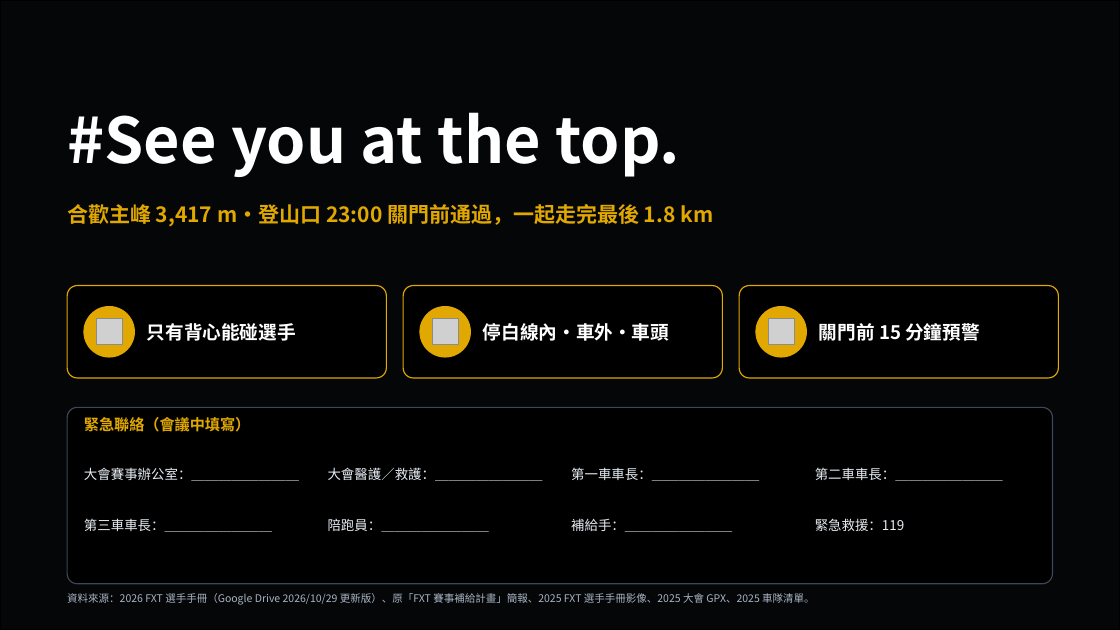
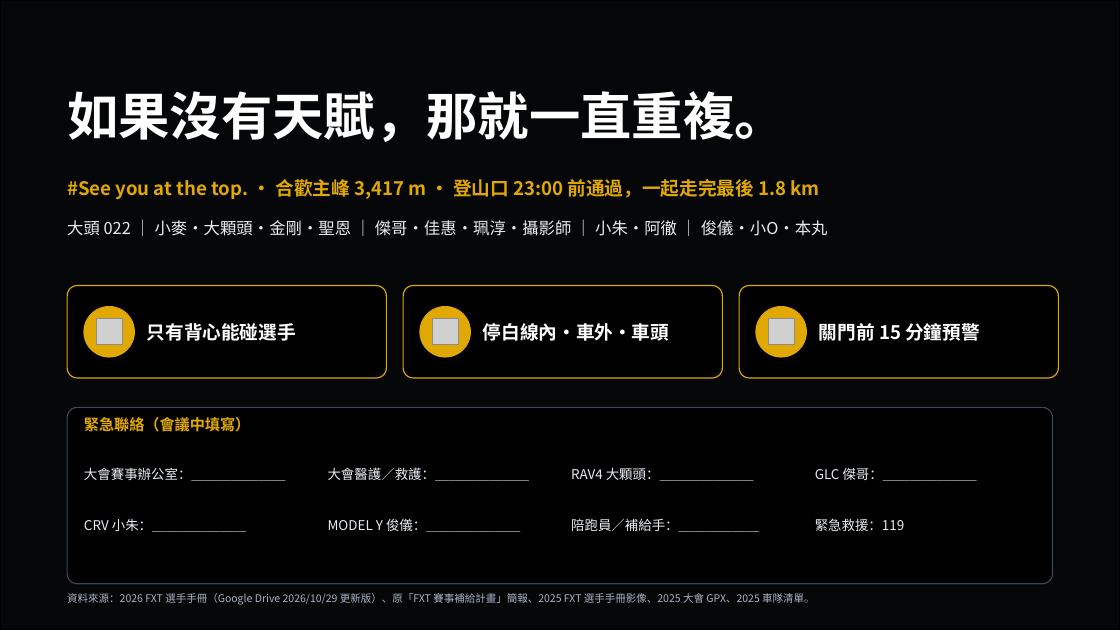
Before and after one commit to powermovebboy-sys/Race-site, a slide deck: slide 32 of deck/2026_FXT_補給作戰計畫.pptx (slide 29 before the commit). Drawn at 1120x630 pixels with LibreOffice and Linux fonts; fonts in the diff are those of the drawing; grey boxes stand for pictures; background and template pictures are left out. Boxes give left, top, right and bottom in pixels: in the first picture for what was removed or moved away, otherwise in the second. Text is boxed around its words. In the diff, an @@ line names an element or a change of style, - is before the commit and + after.

```diff
--- a/deck/2026_FXT_補給作戰計畫.pptx
+++ b/deck/2026_FXT_補給作戰計畫.pptx
@@ text removed at (x1=67, y1=112, x2=680, y2=177) @@
-#See you at the top.
@@ text added at (x1=67, y1=91, x2=786, y2=142), 44 pt, text #FFFFFF, bold @@
+如果沒有天賦，那就一直重複。
@@ text at (x1=67, y1=179, x2=819, y2=199): text changed; size 18 to 16 pt @@
-合歡主峰 3,417 m・登山口 23:00 關門前通過，一起走完最後 1.8 km
+#See you at the top. ・ 合歡主峰 3,417 m ・ 登山口 23:00 前通過，一起走完最後 1.8 km
@@ text added at (x1=67, y1=220, x2=828, y2=236), 14 pt, text #E6ECF2 @@
+大頭 022 ｜ 小麥・大顆頭・金剛・聖恩 ｜ 傑哥・佳惠・珮淳・攝影師 ｜ 小朱・阿徹 ｜ 俊儀・小O・本丸
@@ text at (x1=84, y1=467, x2=286, y2=481): text changed @@
-大會賽事辦公室：＿＿＿＿＿＿＿＿
+大會賽事辦公室：＿＿＿＿＿＿＿
@@ text at (x1=328, y1=467, x2=530, y2=481): text changed @@
-大會醫護／救護：＿＿＿＿＿＿＿＿
+大會醫護／救護：＿＿＿＿＿＿＿
@@ text at (x1=571, y1=467, x2=754, y2=481): text changed @@
-第一車車長：＿＿＿＿＿＿＿＿
+RAV4 大顆頭：＿＿＿＿＿＿＿
@@ text at (x1=815, y1=468, x2=977, y2=481): text changed @@
-第二車車長：＿＿＿＿＿＿＿＿
+GLC 傑哥：＿＿＿＿＿＿＿
@@ text at (x1=84, y1=519, x2=246, y2=532): text changed @@
-第三車車長：＿＿＿＿＿＿＿＿
+CRV 小朱：＿＿＿＿＿＿＿
@@ text at (x1=328, y1=518, x2=520, y2=532): text changed @@
-陪跑員：＿＿＿＿＿＿＿＿
+MODEL Y 俊儀：＿＿＿＿＿＿＿
@@ text at (x1=571, y1=518, x2=759, y2=532): text changed @@
-補給手：＿＿＿＿＿＿＿＿
+陪跑員／補給手：＿＿＿＿＿＿
```
Also in this commit, not shown: 5 other slides changed, 3 slides added, 4 other files.
